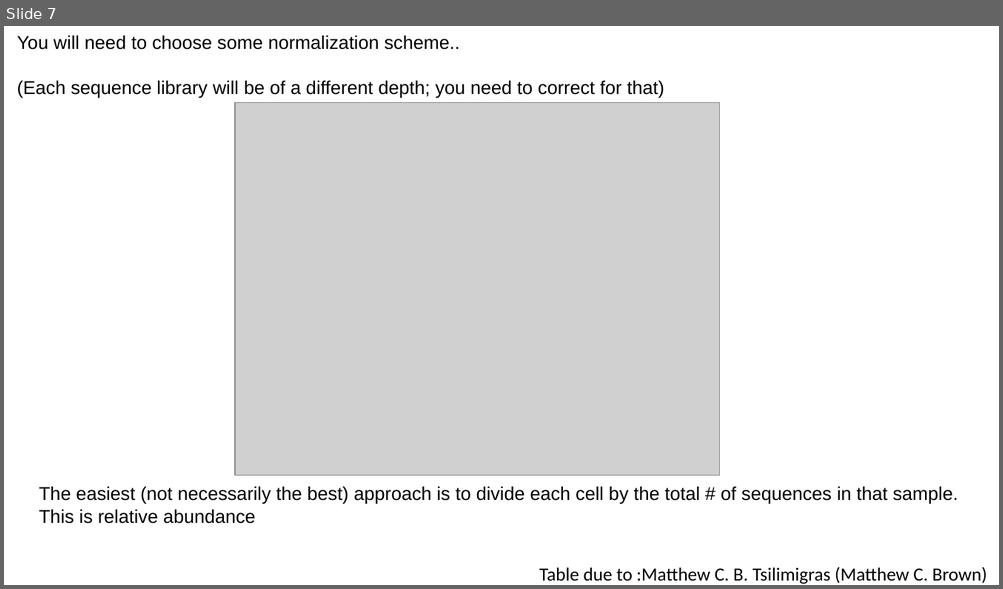
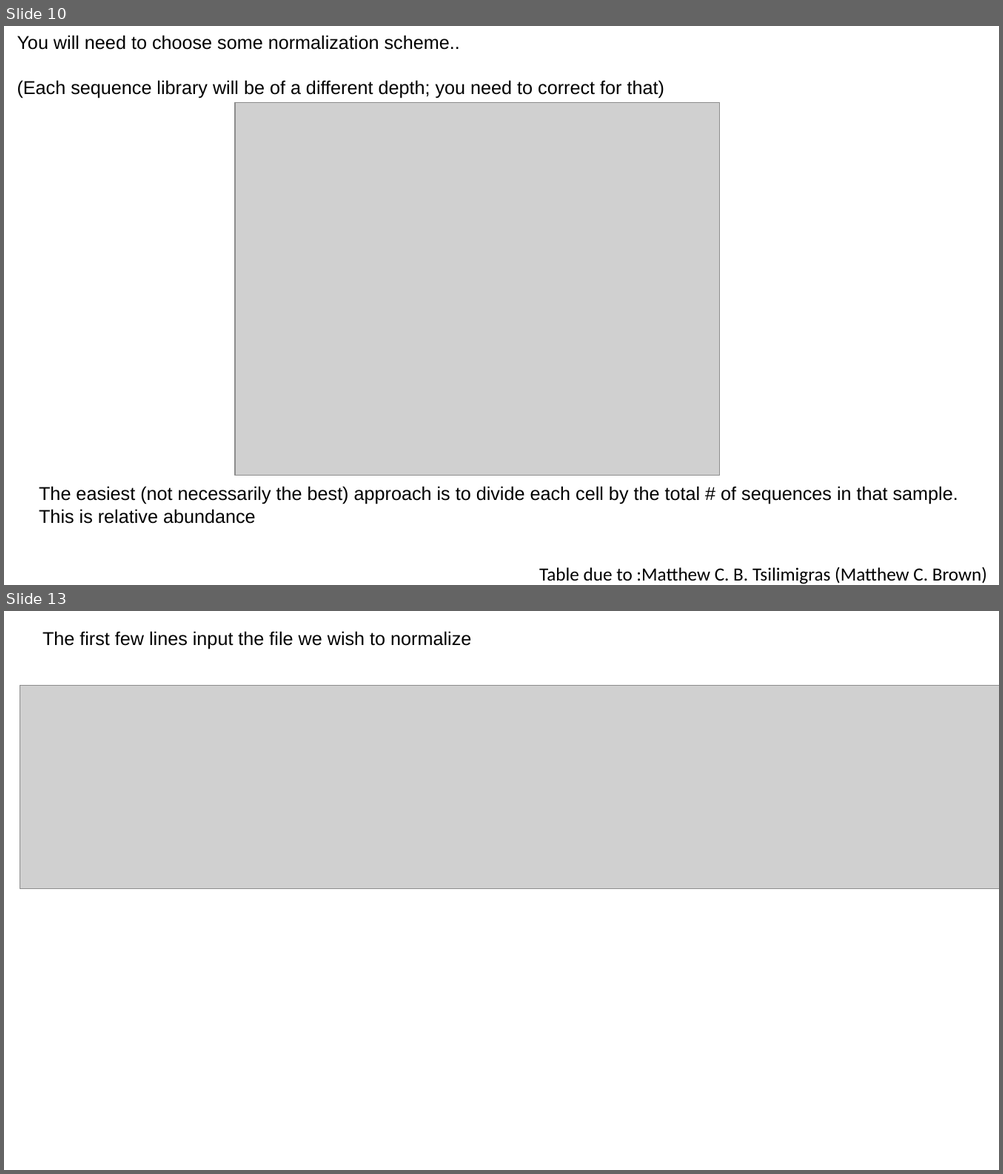
Before and after one commit to afodor/afodor.github.io, a slide deck: classes/ChapelHill2018/ch.pptx. Shown one above the other, each under a label of ours: slide 7 before the commit, slides 10 and 13 after it; the slides between them are not shown. The pictures are 1003x589 and 1003x1174 pixels, drawn with LibreOffice and Linux fonts; fonts in the diff are those of the drawing; grey boxes stand for pictures. Boxes give left, top, right and bottom in pixels: in the first picture for what was removed or moved away, otherwise in the second. Text is boxed around its words. In the diff, an @@ line names an element or a change of style, - is before the commit and + after.

```diff
--- a/classes/ChapelHill2018/ch.pptx
+++ b/classes/ChapelHill2018/ch.pptx
@@ slide 13 added at box(4, 611, 999, 1170), background #FFFFFF @@
@@ text added at box(42, 631, 471, 649), 18 pt, text #000000 @@
+The first few lines input the file we wish to normalize
@@ picture added at box(20, 685, 999, 889) @@
@@ what was slide 7 is now slide 10 @@
```
Also in this commit, not shown: 1 slide changed, 14 other slides added.
